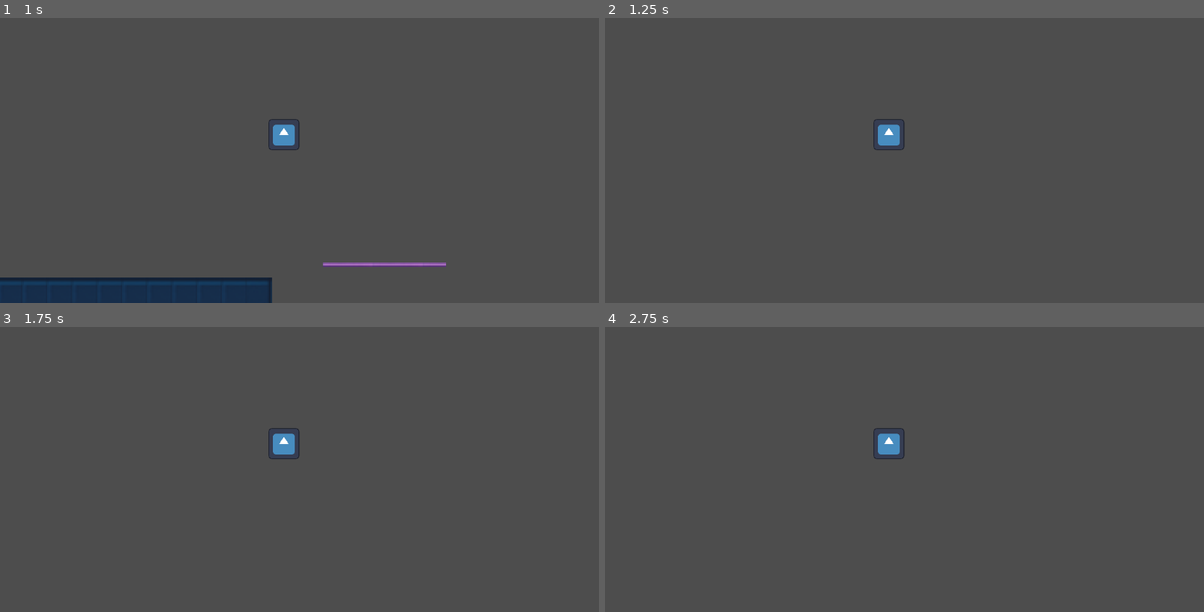
Above: before the commit, frames 1-4 (two rows, left to right).
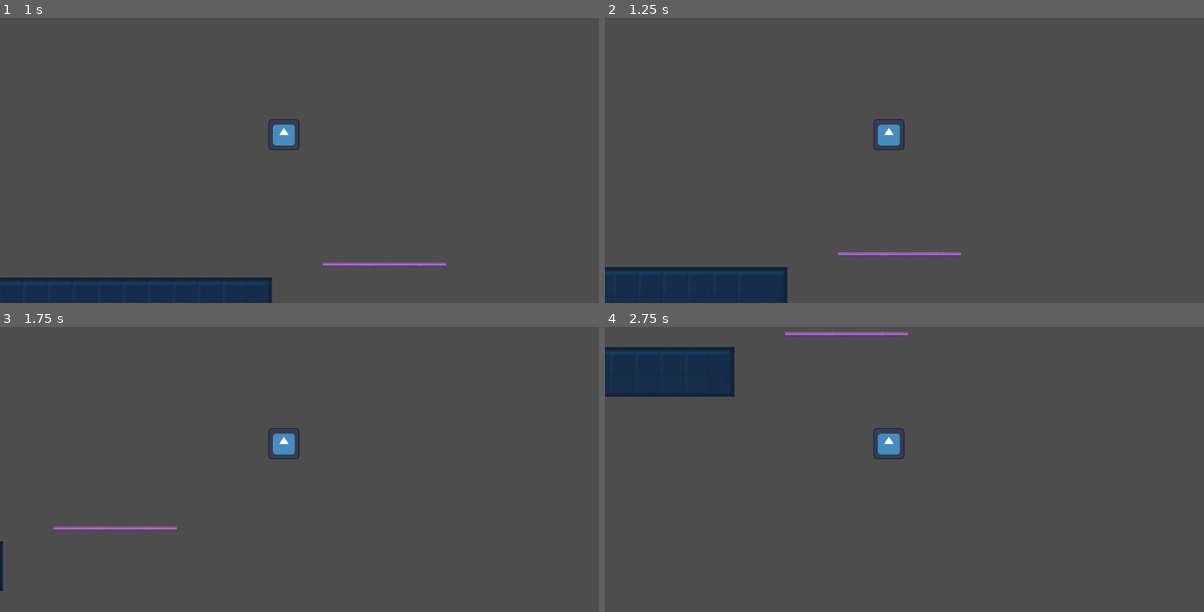
Above: after the commit, the same moments.

Repository: kartikeydino/Github_Project_Final_Prototype
Game: Godot game, scene res://scenes/game.tscn
Same seed, same stepped clock (60 frames per second), same inputs: the game is played once before the commit and once after it. The engine's default icon, where the game draws it, is replaced by a stand-in: a white triangle on a blue panel in a dark square.
Inputs:
- Up to frame 1 (1 s): tap Enter at 0.5 s; hold Right (right) from 0.53 s (still down); tap Up (jump) at 0.6, 0.77 s
- Up to frame 2 (1.25 s): keep holding Right (right); tap Up (jump) at 1.07 s
- Up to frame 3 (1.75 s): keep holding Right (right); tap Up (jump) at 1.35, 1.52 s
- Up to frame 4 (2.75 s): tap Up (jump) at 1.82, 2.1 s; release Right (right) at 2.03 s; hold Left (left) from 2.03 s (still down)

Frame 1 is identical in both runs. In frame 2, 4.2% of the frame differs, in the area x 0-60%, y 82-100%; in frame 3, 0.4%; in frame 4, 4.1%.

Commit message:
fixed jump_count glitch

Diff:
--- a/scripts/player.gd
+++ b/scripts/player.gd
@@ -14,11 +14,14 @@
 	# Add the gravity.
 	if not is_on_floor():
 		velocity.y += gravity * delta
+
 	if is_on_floor():
 		jump_count = 0
+
 	# Handle jump.
 	if Input.is_action_just_pressed("jump") and jump_count < max_jumps:
 		velocity.y = JUMP_VELOCITY
+		jump_count += 1
 
 	# Get the input direction and handle the movement/deceleration.
 	# As good practice, you should replace UI actions with custom gameplay actions.
